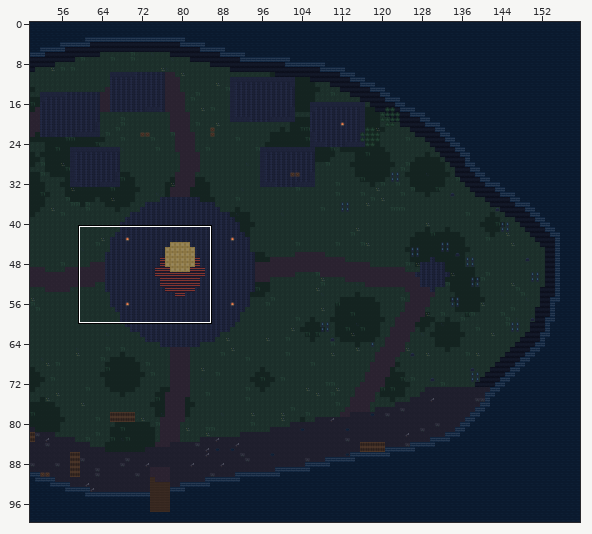
Tiled map (JSON) -- level-design/falaise-du-phare/falaise_du_phare.tmj. Above, an overview of the earlier version with the close-up marked.
Close-up. Before the commit:
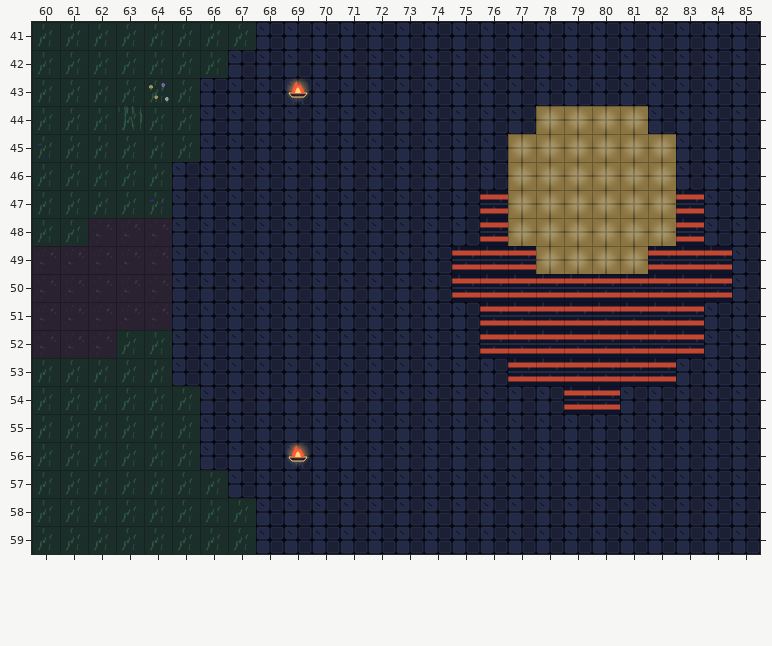
Cells are 32x32 px. Shown: x 60..85, y 41..59. The commit also changed other parts of the map, which this record leaves out. The commit also replaced the tileset; all pictures use the new one.
And afterwards:
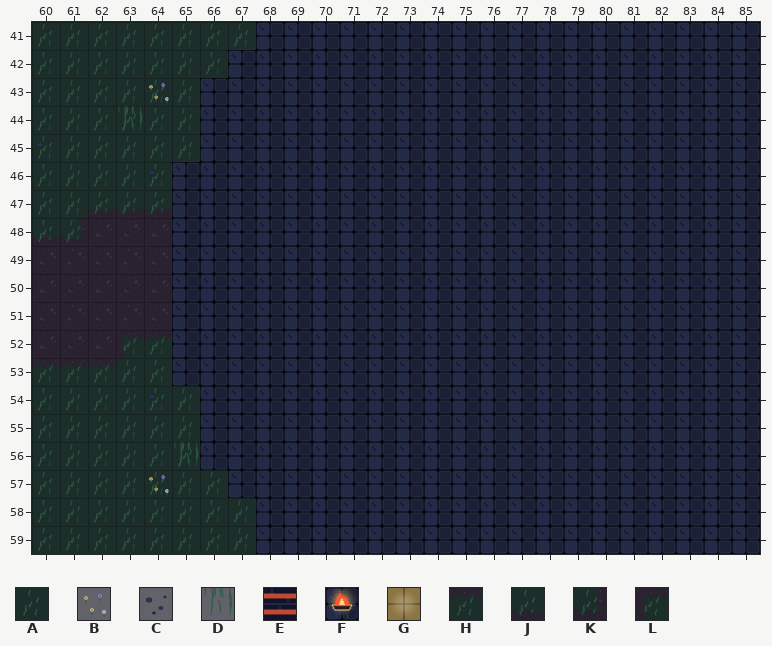
Key: from "falaise": A 3, B 9, C 10, D 12, E 22, F 24, G 26, H 36, J 38, K 41, L 43.
_ is an empty cell.
See-through tiles are keyed as they look on the map.
Diff:
Layer "sol":
The author changed tile A to tile H in row 52 at x 64; in row 53 at x 60 to 62.
The author changed tile A to tile J in row 47 at x 64.
The author changed tile A to tile K in row 48 at x 61.
The author changed tile A to tile L in row 52 at x 63.
Layer "deco":
Tile B now appears in row 57 at x 64.
Tile C now appears in row 46 at x 64; in row 54 at x 64.
Tile D now appears in row 56 at x 65.
Tile C is removed in row 47 at x 64.
Layer "obstacles":
The tile that lay hidden is removed in row 45 at x 79 to 80; in rows 46 to 48 at x 77 to 82; in row 49 at x 78 to 81.
Tile E is removed in rows 47 to 48 at x 76 and 83; in row 49 at x 75 to 77 and 82 to 84; in row 50 at x 75 to 84; in rows 51 to 52 at x 76 to 83; in row 53 at x 77 to 82; in row 54 at x 79 to 80.
Tile F is removed in row 43 at x 69; in row 56 at x 69.
Layer "dessus":
Tile G is removed in row 44 at x 78 to 81; in rows 45 to 48 at x 77 to 82; in row 49 at x 78 to 81.
Changed places in both close-ups, as pixel boxes (x1, y1, x2, y2):
removed: (286, 78, 310, 104)
removed: (452, 106, 732, 414)
changed: (144, 169, 172, 218)
changed: (60, 218, 88, 246)
changed: (32, 330, 172, 369)
added: (149, 393, 168, 409)
added: (149, 442, 199, 495)
removed: (286, 442, 310, 468)
